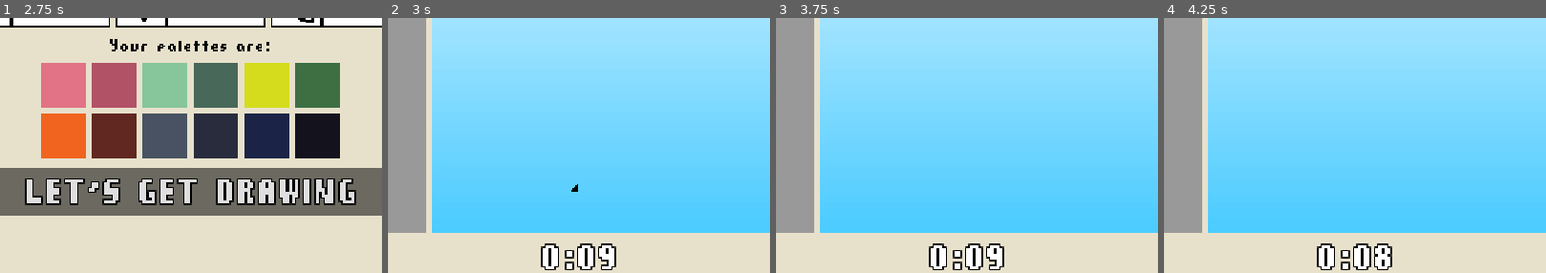
Above: before the commit, frames 1-4 (left to right).
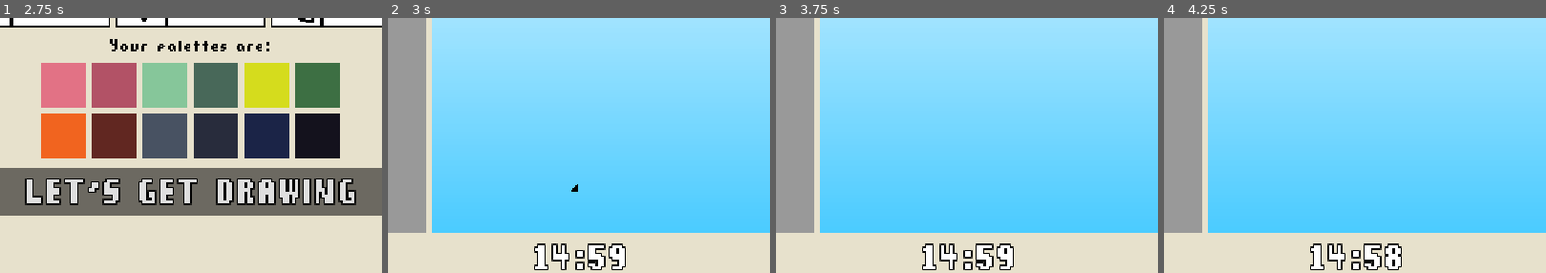
Above: after the commit, the same moments.

Repository: argonaut8/GGJ_2024
Game: Godot game, scene res://src/game_manager.tscn
The game is run twice, just before and just after one commit, with the same random seed, the same clock (stepped at 60 frames per second) and the same inputs.
Inputs (mouse positions are % of the whole screen's width and height, from its top left):
- Up to frame 1 (2.75 s): click "NEW DRAWING" at 0.5 s; click "Start" at 1.25 s; click "Pick" at 2 s
- Up to frame 2 (3 s): click "LET'S GET DRAWING" at 2.75 s
- Up to frame 3 (3.75 s): click (10, 12) at 3.5 s
- Up to frame 4 (4.25 s): no input
The pictures show only the part of the screen within x 25-75%, y 50-100%; the shares and areas given below are measured in that part.

Frame 1 is identical in both runs. In frame 2, 1.9% of the frame differs, in the area x 38-63%, y 88-99%; in frame 3, 1.9%; in frame 4, 1.9%.

Commit message:
change timer 15 min

Diff:
--- a/src/studio.tscn
+++ b/src/studio.tscn
@@ -86,7 +86,7 @@
 
 [node name="Timer" type="Timer" parent="."]
 unique_name_in_owner = true
-wait_time = 10.0
+wait_time = 900.0
 autostart = true
 
 [connection signal="timeout" from="Timer" to="." method="_on_timer_timeout"]
